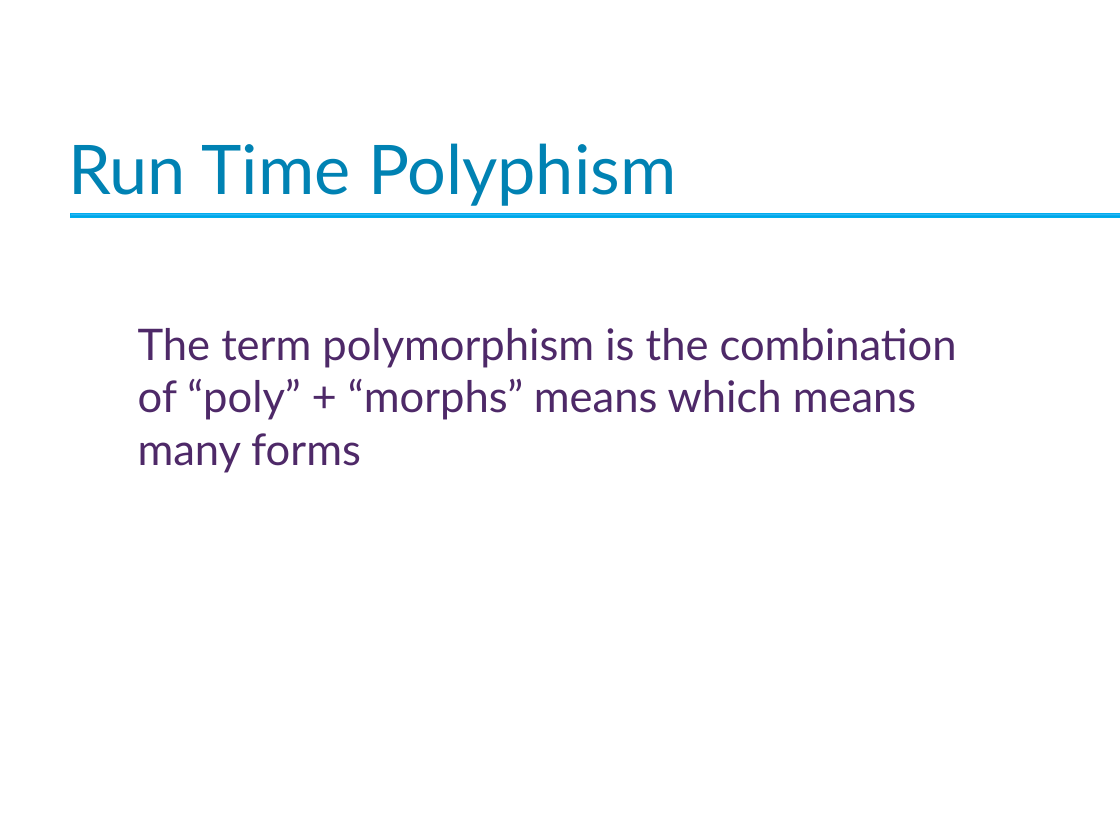
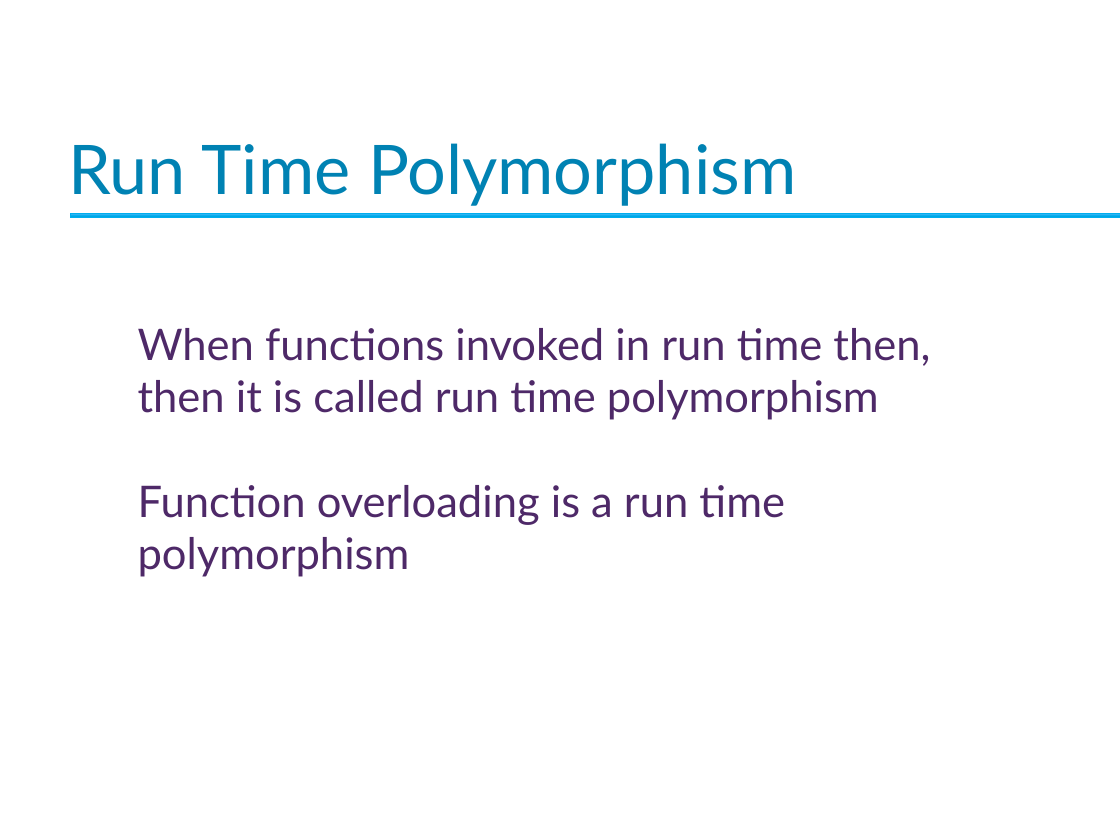
Before and after one commit to Imran4424/C-Plus-Plus-Object-Oriented, a slide deck: slide 12 of OOP.pptx. Drawn at 1120x840 pixels with LibreOffice and Linux fonts; fonts in the diff are those of the drawing; background and template pictures are left out. Boxes give left, top, right and bottom in pixels: in the first picture for what was removed or moved away, otherwise in the second. Text is boxed around its words. In the diff, an @@ line names an element or a change of style, - is before the commit and + after.

```diff
--- a/OOP.pptx
+++ b/OOP.pptx
@@ text at (68,143,796,206): text changed @@
-Run Time Polyphism
+Run Time Polymorphism
@@ text at (138,328,930,577): text changed @@
-The term polymorphism is the combination of “poly” + “morphs” means which means many forms
+When functions invoked in run time then, then it is called run time polymorphism
+Function overloading is a run time polymorphism
```
Also in this commit, not shown: 1 other slide changed.
